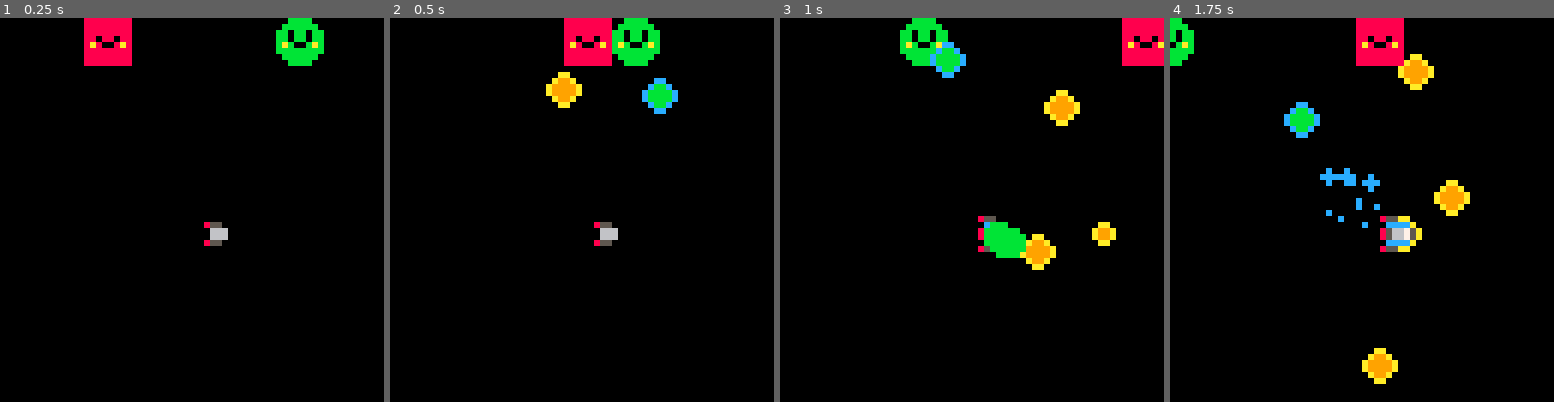
Above: before the commit, frames 1-4 (left to right).
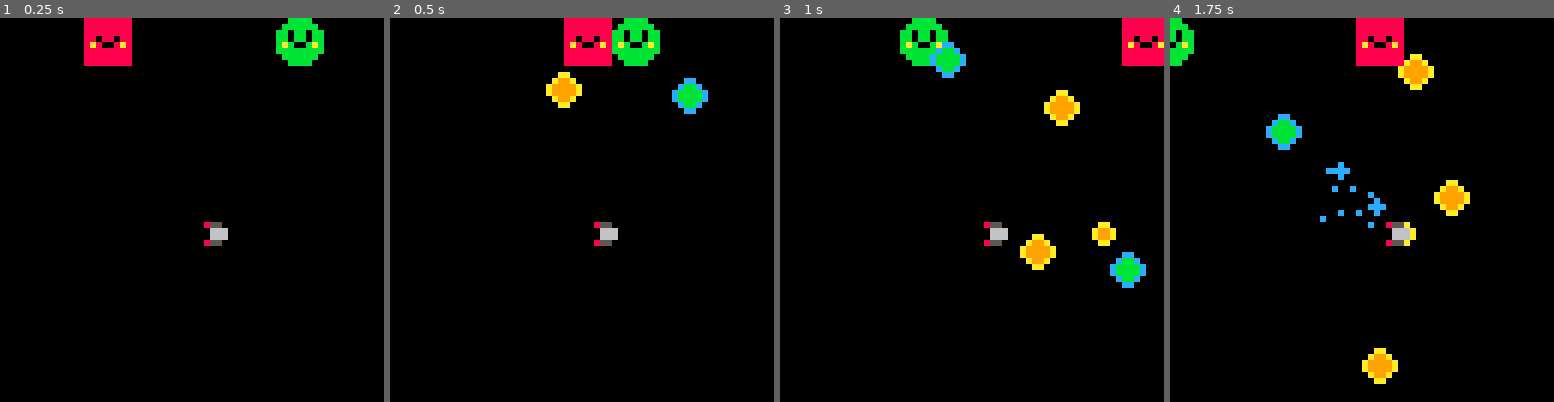
Above: after the commit, the same moments.

Repository: matheusmortatti/LOWREZJAM2020
Game: PICO-8 cartridge template.p8
Two runs of this game, one before a commit and one after it. Both use one fixed random seed, a clock stepped at 60 frames per second and the inputs below.
Inputs:
- Up to frame 1 (0.25 s): no input
- Up to frame 2 (0.5 s): tap X (X key) at 0.33 s
- Up to frame 3 (1 s): tap O (Z key) at 0.7 s
- Up to frame 4 (1.75 s): tap X (X key) at 1.07 s; hold Right from 1.6 s (still down); tap O (Z key) at 1.7 s

Frame 1 is identical in both runs. In frame 2, 1.1% of the frame differs, in the area x 65-83%, y 15-25%; in frame 3, 1.6%; in frame 4, 2.5%, in the area x 25-66%, y 21-61%.

Commit message:
Improve leveling system

Diff:
--- a/template.p8
+++ b/template.p8
@@ -887,8 +887,10 @@
     tags={"player"},
 
     level=2,
-    healthperlevel=2,
-    health=2,
+    changelevelamount=2,
+    levelupmeter=0,
+    leveldownmeter=0,
+
 
     visionradius=20
 })
@@ -955,9 +957,7 @@
 end
 
 function player:take_hit(dmg)
-  self.health-=dmg%self.healthperlevel
-
-				valid=self:updatelevel(flr(dmg/self.healthperlevel))
+				valid=self:updatelevel(dmg)
 
     if not valid then
       self.done=true
@@ -971,16 +971,21 @@
 end
 
 function player:updatelevel(diff)
-		self.level-=diff
-  if self.health<=0 then
-  		self.level-=1
-  		self.health=self.healthperlevel
-  end
-
-  if self.health>2 then
-  		self.level+=1
-  		self.health=self.healthperlevel
-  end
+		if diff>0 then
+				self.leveldownmeter+=diff
+				if self.leveldownmeter>=self.changelevelamount then
+						self.level-=flr(self.leveldownmeter/self.changelevelamount)
+						self.leveldownmeter=0
+						self.levelupmeter=0
+				end
+		else
+				self.levelupmeter-=diff
+				if self.levelupmeter>=self.changelevelamount then
+						self.level+=flr(self.levelupmeter/self.changelevelamount)
+						self.levelupmeter=0
+						self.leveldownmeter=0
+				end
+		end
 
   self.level=min(#playerlevel, self.level)
 		if self.level>0 then
@@ -1076,7 +1081,6 @@
 
 function npc:take_hit(dmg)
   self.health-=dmg
-    shake+=10
 
     if(self.health <= 0) then
       self.done = true
@@ -1184,7 +1188,8 @@
 -------------------------------
 
 friend=npc:extend({
-    sprite=11
+    sprite=11,
+    randomshotoffset=25
 })
 
 
@@ -1214,8 +1219,7 @@
 friendbullet=bullet:extend({
 			sprite=12,
    collides_with={"player"},
-   dmg=-1,
-   randomshotoffset=25
+   dmg=-1
 })
 
 function friendbullet:explode()
